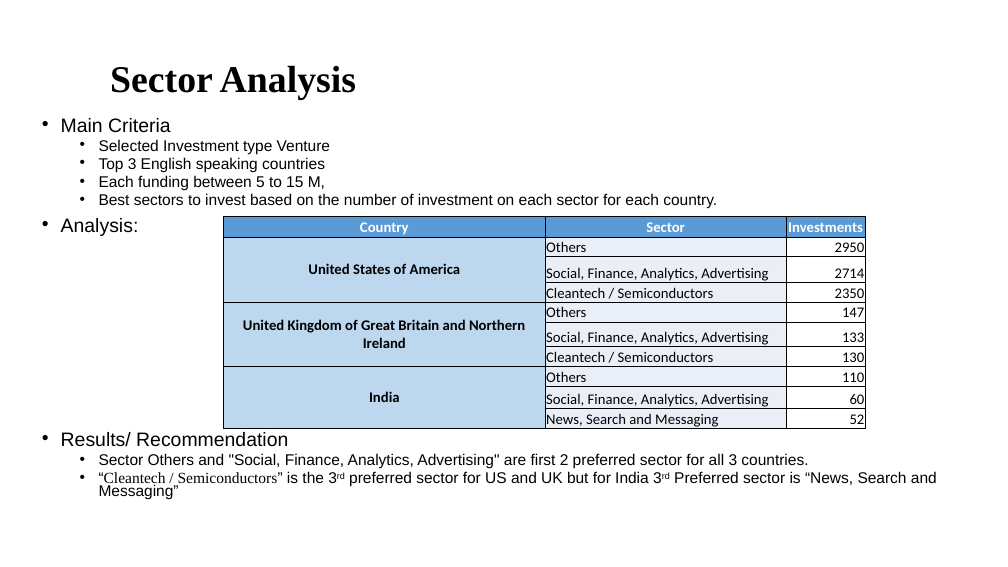
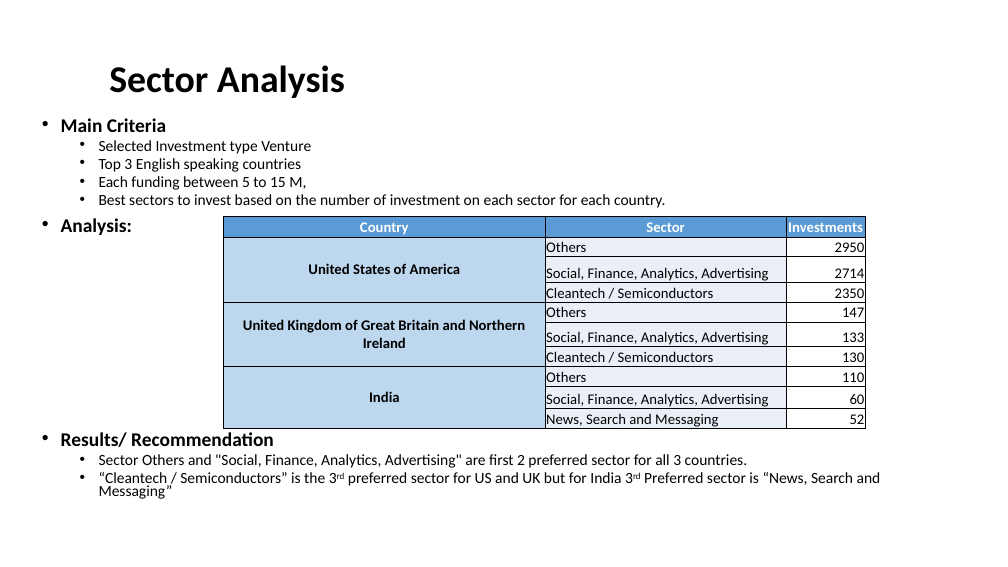
Before and after one commit to sureshballa/data-science-projects, a slide deck: slide 6 of Investment-case-study-group-project/Spark Funds Presentation - V2.pptx. Drawn at 1008x567 pixels with LibreOffice and Linux fonts; fonts in the diff are those of the drawing; background and template pictures are left out. Boxes give left, top, right and bottom in pixels: in the first picture for what was removed or moved away, otherwise in the second. Text is boxed around its words. In the diff, an @@ line names an element or a change of style, - is before the commit and + after.

Commit message:
Final updates to slide deck and R code to include top 2 primary sectors within each Others main sector for all three countries

```diff
--- a/Investment-case-study-group-project/Spark Funds Presentation - V2.pptx
+++ b/Investment-case-study-group-project/Spark Funds Presentation - V2.pptx
@@ title "Sector Analysis" at (109, 65, 345, 98): font Times New Roman to Calibri @@
@@ text "Main Criteria" at (61, 118, 881, 499): font Arial to Calibri; bold on in "Main Criteria", "Analysis:", "Results/ Recommendation"; font Times New Roman to Calibri in "“Cleantech / Semiconductors”" @@
```
Also in this commit, not shown: 9 other slides changed, 2 other files.
